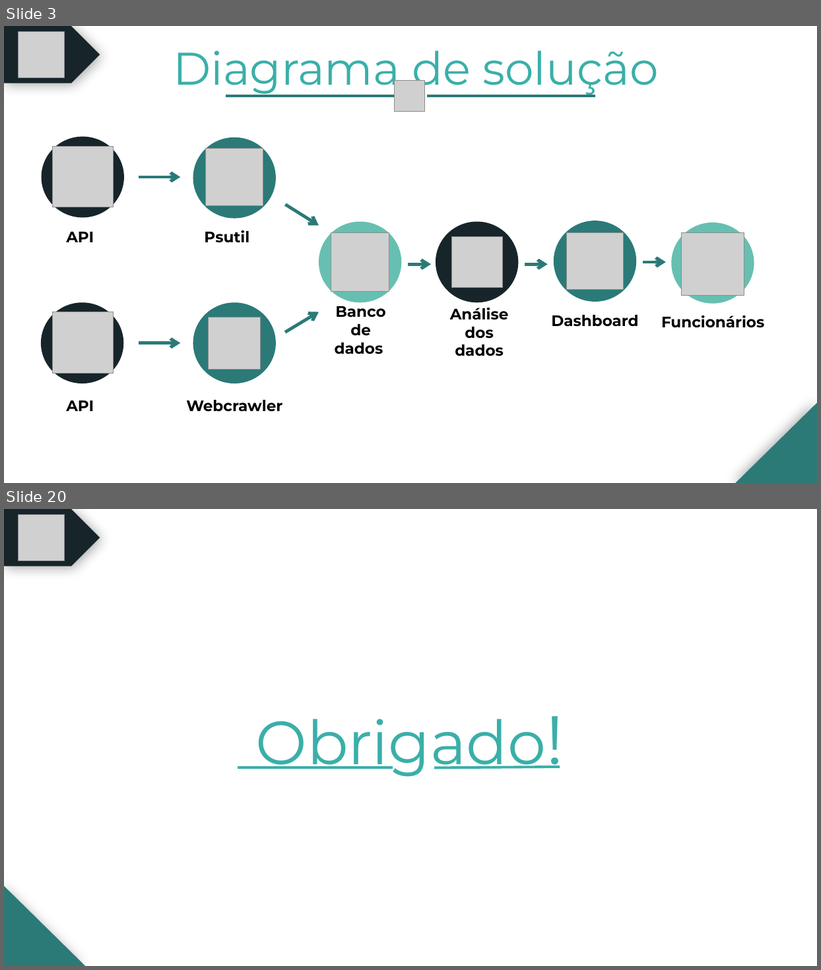
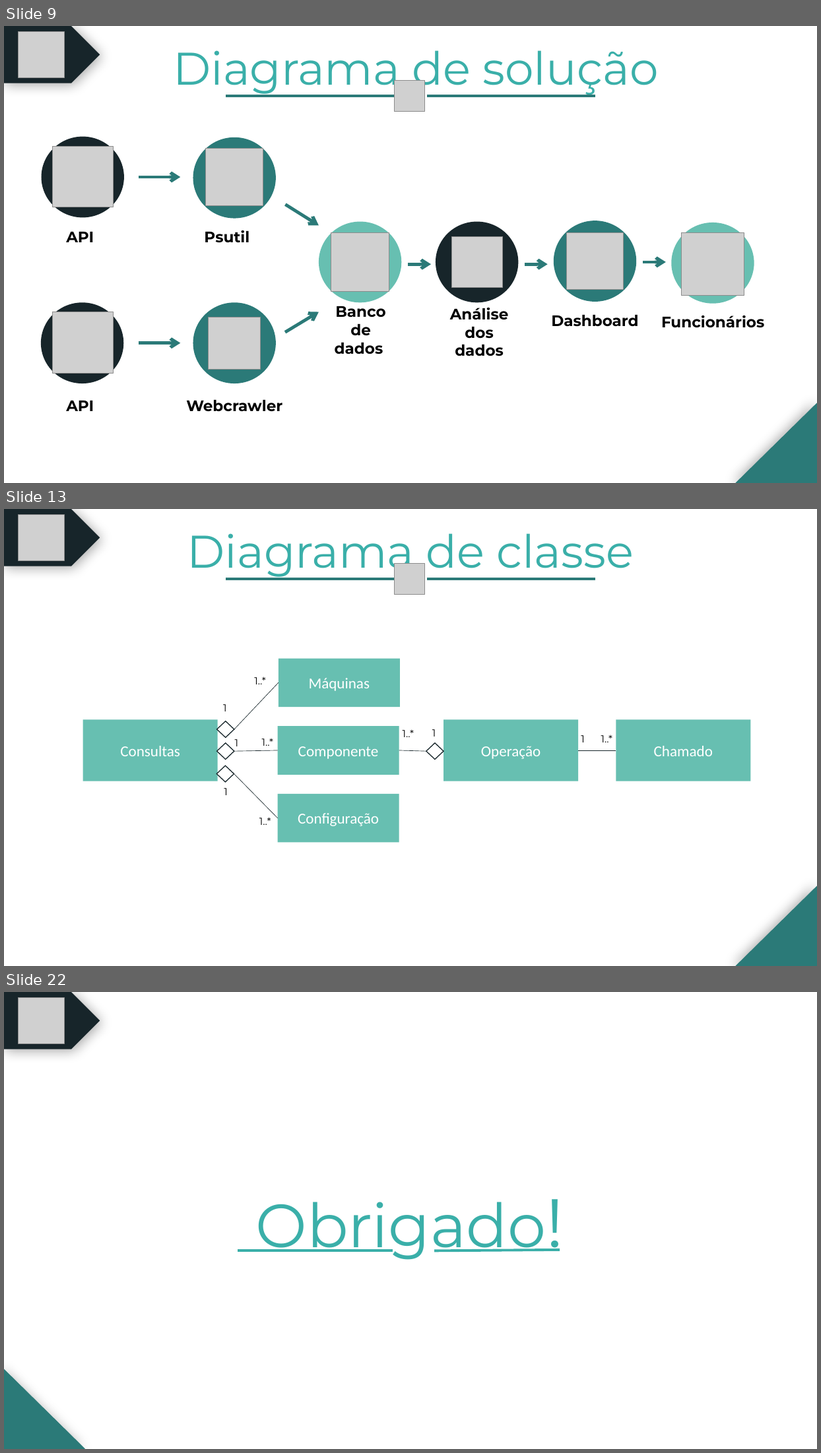
Before and after one commit to BandTec/grupo-10-ccoa-20201, a slide deck: MONITORAMENTO/Documentação/PPTs/Cold Stock Apresentação - Sprint 3.pptx. Shown one above the other, each under a label of ours: slides 3 and 20 before the commit, slides 9, 13 and 22 after it; the slides between them are not shown. The pictures are 821x970 and 821x1453 pixels, drawn with LibreOffice and Linux fonts; fonts in the diff are those of the drawing; grey boxes stand for pictures. Boxes give left, top, right and bottom in pixels: in the first picture for what was removed or moved away, otherwise in the second. Text is boxed around its words. In the diff, an @@ line names an element or a change of style, - is before the commit and + after.

```diff
--- a/MONITORAMENTO/Documentação/PPTs/Cold Stock Apresentação - Sprint 3.pptx
+++ b/MONITORAMENTO/Documentação/PPTs/Cold Stock Apresentação - Sprint 3.pptx
@@ slide 13 added at [4, 509, 817, 966], background #FFFFFF @@
@@ pentagon arrow added at [4, 509, 100, 566], fill #17252A @@
@@ picture added at [19, 514, 64, 560] @@
@@ group added at [187, 533, 634, 594]: 2 lines, 1 text, 1 picture @@
+Diagrama de classe
@@ group added at [83, 658, 751, 843]: 10 texts, 6 rectangles, 5 lines, 4 diamonds @@
+Consultas
+Máquinas
+Configuração
+Componente
+Operação
+Chamado
+1
+1
+1
+1
+1
+1..*
+1..*
+1..*
+1..*
+1..*
@@ right triangle added at [736, 886, 817, 966], fill #2B7A78 @@
@@ what was slide 3 is now slide 9 @@
@@ what was slide 20 is now slide 22 @@
```
Also in this commit, not shown: 8 slides changed, 10 other slides added, 9 slides removed, 1 other file.
